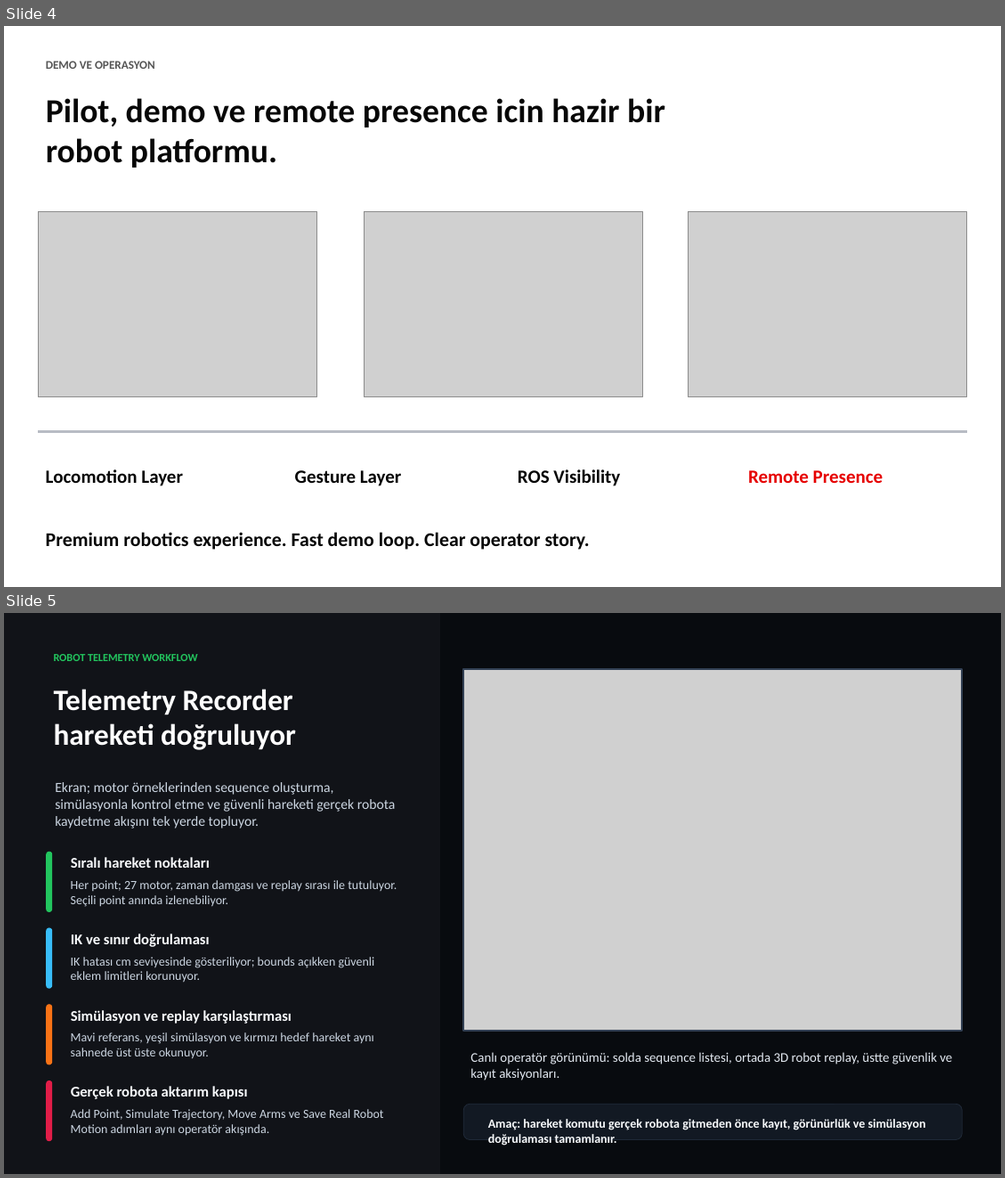
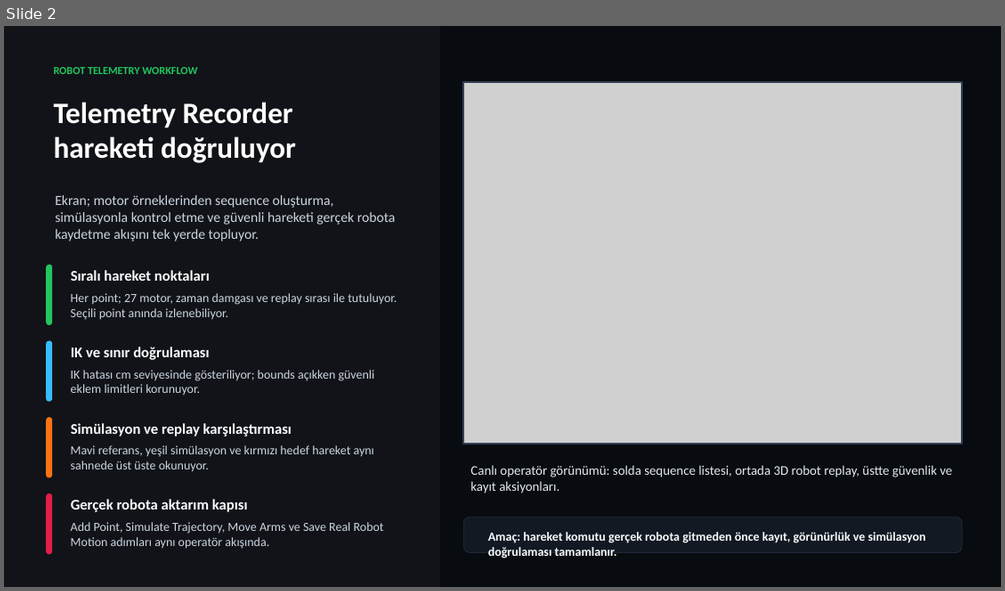
Before and after one commit to cemalhekim/humanoid-robot-gui, a slide deck: docs/presentations/Unitree-H1-Feature-Deck-v2.pptx. Shown one above the other, each under a label of ours: slides 4 and 5 before the commit, slide 2 after it. The pictures are 1005x1178 and 1005x591 pixels, drawn with LibreOffice and Linux fonts; fonts in the diff are those of the drawing; grey boxes stand for pictures. Boxes give left, top, right and bottom in pixels: in the first picture for what was removed or moved away, otherwise in the second. Text is boxed around its words. In the diff, an @@ line names an element or a change of style, - is before the commit and + after.

```diff
--- a/docs/presentations/Unitree-H1-Feature-Deck-v2.pptx
+++ b/docs/presentations/Unitree-H1-Feature-Deck-v2.pptx
@@ slide 4 removed at box(4, 26, 1001, 587), background #FFFFFF @@
@@ text removed at box(46, 61, 155, 69) @@
-DEMO VE OPERASYON
@@ text removed at box(46, 98, 665, 168) @@
-Pilot, demo ve remote presence icin hazir bir robot platformu.
@@ picture removed at box(39, 211, 317, 397) @@
@@ picture removed at box(364, 211, 643, 397) @@
@@ picture removed at box(688, 211, 967, 397) @@
@@ rectangle removed at box(39, 431, 967, 433) @@
@@ text removed at box(46, 469, 183, 486) @@
-Locomotion Layer
@@ text removed at box(295, 470, 402, 486) @@
-Gesture Layer
@@ text removed at box(518, 469, 620, 486) @@
-ROS Visibility
@@ text removed at box(748, 470, 882, 483) @@
-Remote Presence
@@ text removed at box(46, 532, 590, 549) @@
-Premium robotics experience. Fast demo loop. Clear operator story.
@@ what was slide 5 is now slide 2 @@
```
Also in this commit, not shown: 1 slide added, 3 other slides removed.
